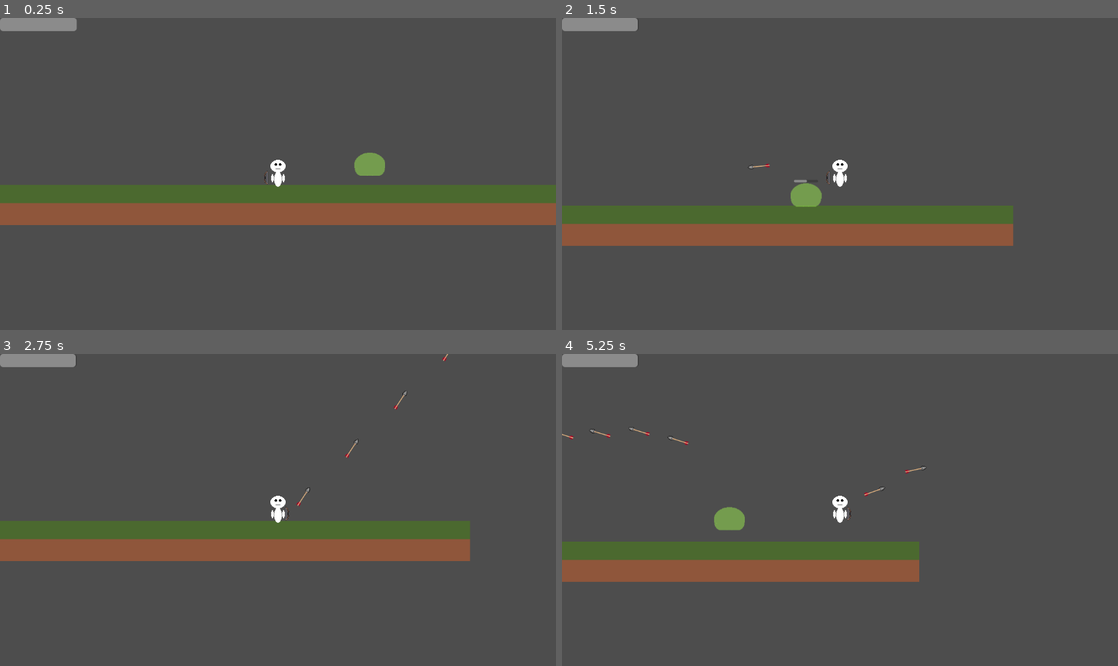
Above: before the commit, frames 1-4 (two rows, left to right).
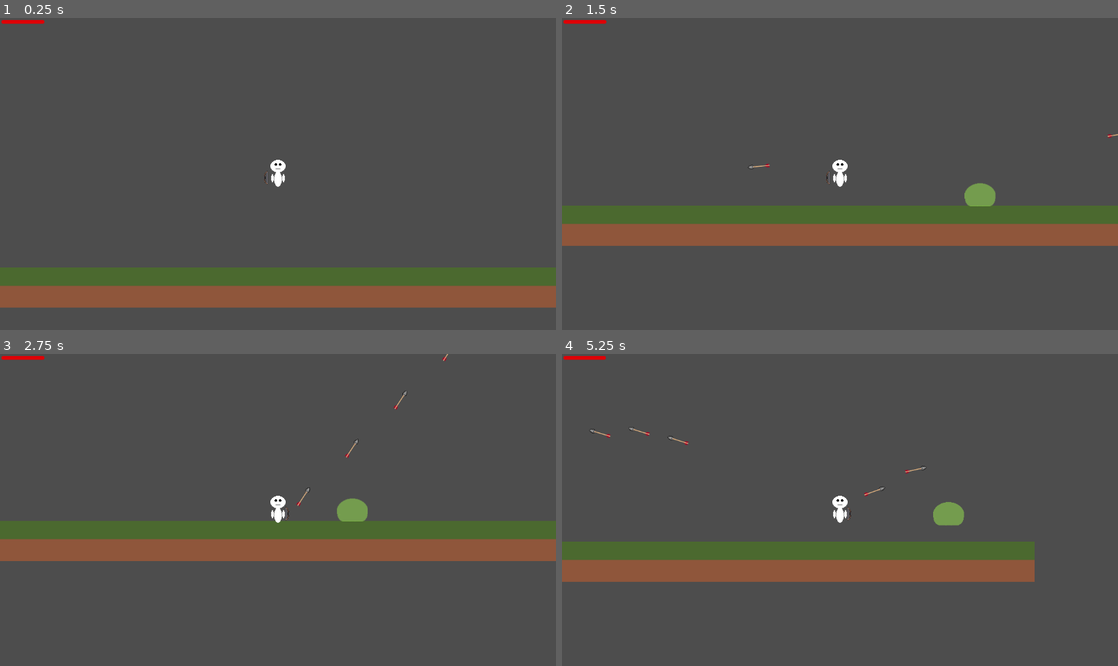
Above: after the commit, the same moments.

Repository: IcyOtter/Survivor-Wave-Like
Game: Godot game, scene res://scenes/world.tscn
Same seed, same stepped clock (60 frames per second), same inputs: the game is played once before the commit and once after it.
Inputs (mouse positions are in pixels of both pictures, inside the frame that each line leads up to):
- Up to frame 1 (0.25 s): no input
- Up to frame 2 (1.5 s): move the mouse to (962, 158) at 0.52 s; hold D (move_right) from 0.53 s (still down); click (962, 158) at 0.6 s; tap Space (jump) at 0.77 s; move the mouse to (728, 189) at 1.27 s; tap S (toggle_autofire) at 1.35 s
- Up to frame 3 (2.75 s): tap Space (jump) at 1.52 s; move the mouse to (333, 441) at 2.02 s; release D (move_right) at 2.03 s; hold A (move_left) from 2.03 s (still down); click (333, 441) at 2.1 s
- Up to frame 4 (5.25 s): move the mouse to (812, 572) at 2.77 s; release A (move_left) at 2.78 s; hold D (move_right) 2.78-4.28 s; tap S (toggle_autofire) at 2.85, 4.35 s; tap Space (jump) at 3.02, 3.77, 4.52 s; move the mouse to (1006, 556) at 3.52 s; click (1006, 556) at 3.6 s; move the mouse to (673, 463) at 4.27 s; hold A (move_left) 4.28-5.03 s; move the mouse to (867, 510) at 5.02 s; hold D (move_right) from 5.03 s (still down); click (867, 510) at 5.1 s

The runs differ from the first frame. In frame 1, 27% of the frame differs, in the area x 0-100%, y 0-93%; in frame 2, 3.8%; in frame 3, 2.9%; in frame 4, 4.0%.

Commit message:
- Fixed health bar

Diff:
--- a/scenes/world.tscn
+++ b/scenes/world.tscn
@@ -9,43 +9,59 @@
 [sub_resource type="RectangleShape2D" id="RectangleShape2D_o5qli"]
 size = Vector2(2364, 81)
 
+[sub_resource type="StyleBoxFlat" id="StyleBoxFlat_71j4m"]
+bg_color = Color(1, 0, 0, 0)
+
+[sub_resource type="StyleBoxFlat" id="StyleBoxFlat_qfnet"]
+bg_color = Color(0.8745098, 0, 0.023529412, 1)
+corner_radius_top_left = 20
+corner_radius_top_right = 20
+corner_radius_bottom_right = 20
+corner_radius_bottom_left = 20
+
 [node name="World" type="Node2D"]
 
 [node name="Floor" type="StaticBody2D" parent="."]
+position = Vector2(292, 440)
 collision_layer = 5
 
 [node name="Sprite2D" type="Sprite2D" parent="Floor"]
-position = Vector2(45.5, 233.5)
 scale = Vector2(27.640623, 1.296875)
 texture = ExtResource("1_4wyf3")
 
 [node name="CollisionShape2D" type="CollisionShape2D" parent="Floor"]
-position = Vector2(-2, 233.5)
 shape = SubResource("RectangleShape2D_o5qli")
 
 [node name="Player" parent="." instance=ExtResource("1_rwgxs")]
 position = Vector2(334, 159)
 
 [node name="Camera2D" type="Camera2D" parent="Player"]
+visible = false
 position = Vector2(0, 6)
 
 [node name="UI" type="CanvasLayer" parent="Player/Camera2D"]
 script = ExtResource("1_71j4m")
 
 [node name="PlayerHealthBar" type="ProgressBar" parent="Player/Camera2D/UI"]
-offset_right = 159.0
-offset_bottom = 27.0
+offset_left = 3.0
+offset_top = 4.0
+offset_right = 92.0
+offset_bottom = 12.0
+theme_override_styles/background = SubResource("StyleBoxFlat_71j4m")
+theme_override_styles/fill = SubResource("StyleBoxFlat_qfnet")
 show_percentage = false
 
 [node name="Enemies" type="Node2D" parent="."]
+position = Vector2(990, 253)
 
 [node name="EnemySpawner" type="Node2D" parent="."]
+position = Vector2(890, 290)
 script = ExtResource("3_4wyf3")
 enemy_scenes = Array[PackedScene]([ExtResource("2_4wyf3")])
 spawn_interval = 5.0
 
 [node name="SpawnPoints" type="Node2D" parent="EnemySpawner"]
-position = Vector2(367, 136)
+position = Vector2(-1, 42)
 
 [node name="Spawn1" type="Marker2D" parent="EnemySpawner/SpawnPoints"]
 position = Vector2(190, 2)
@@ -54,4 +70,4 @@
 position = Vector2(140, 2)
 
 [node name="Spawn3" type="Marker2D" parent="EnemySpawner/SpawnPoints"]
-position = Vector2(90, 20)
+position = Vector2(90, 5)
Not shown: 1 places in scenes/world.tscn that only renumber resources
